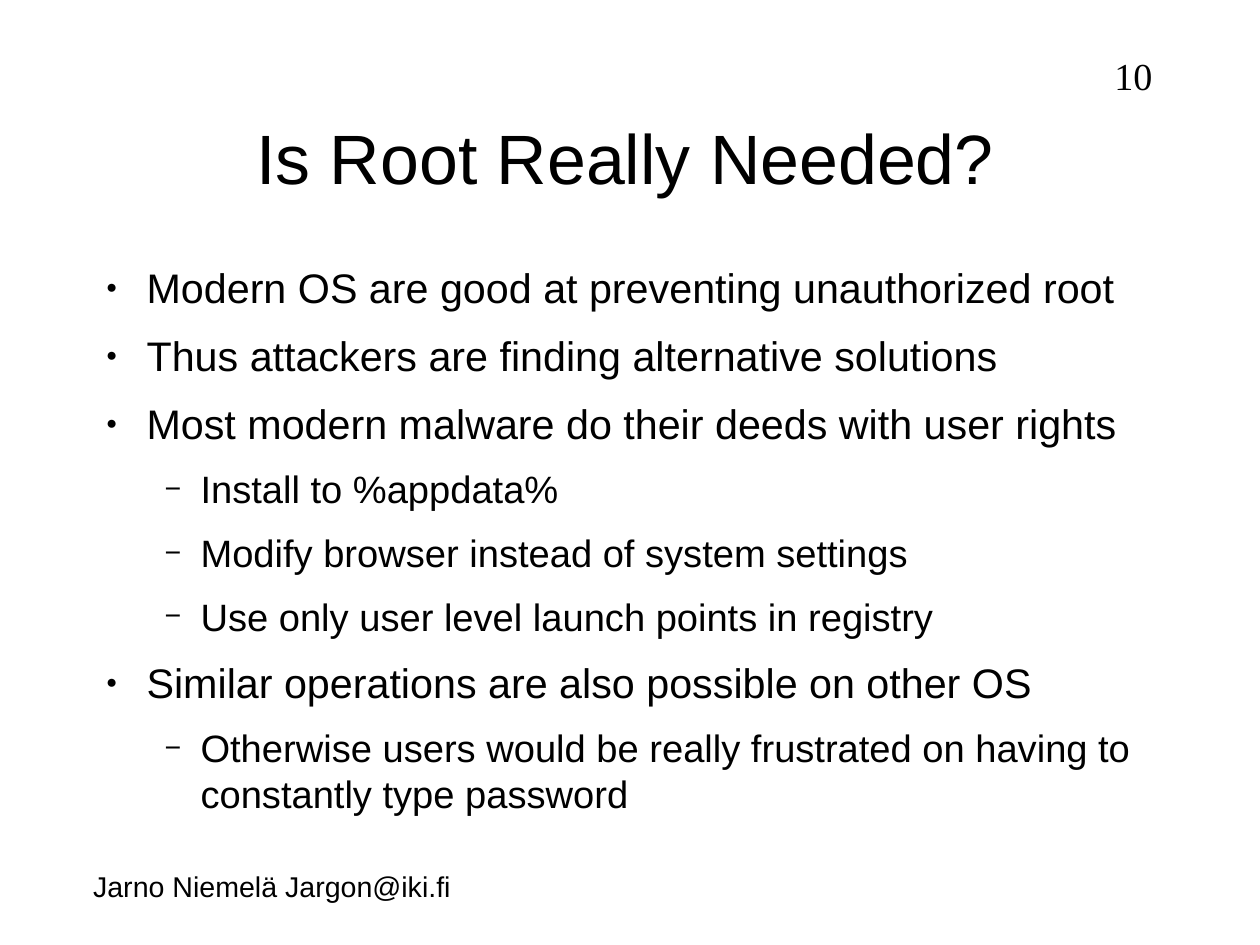
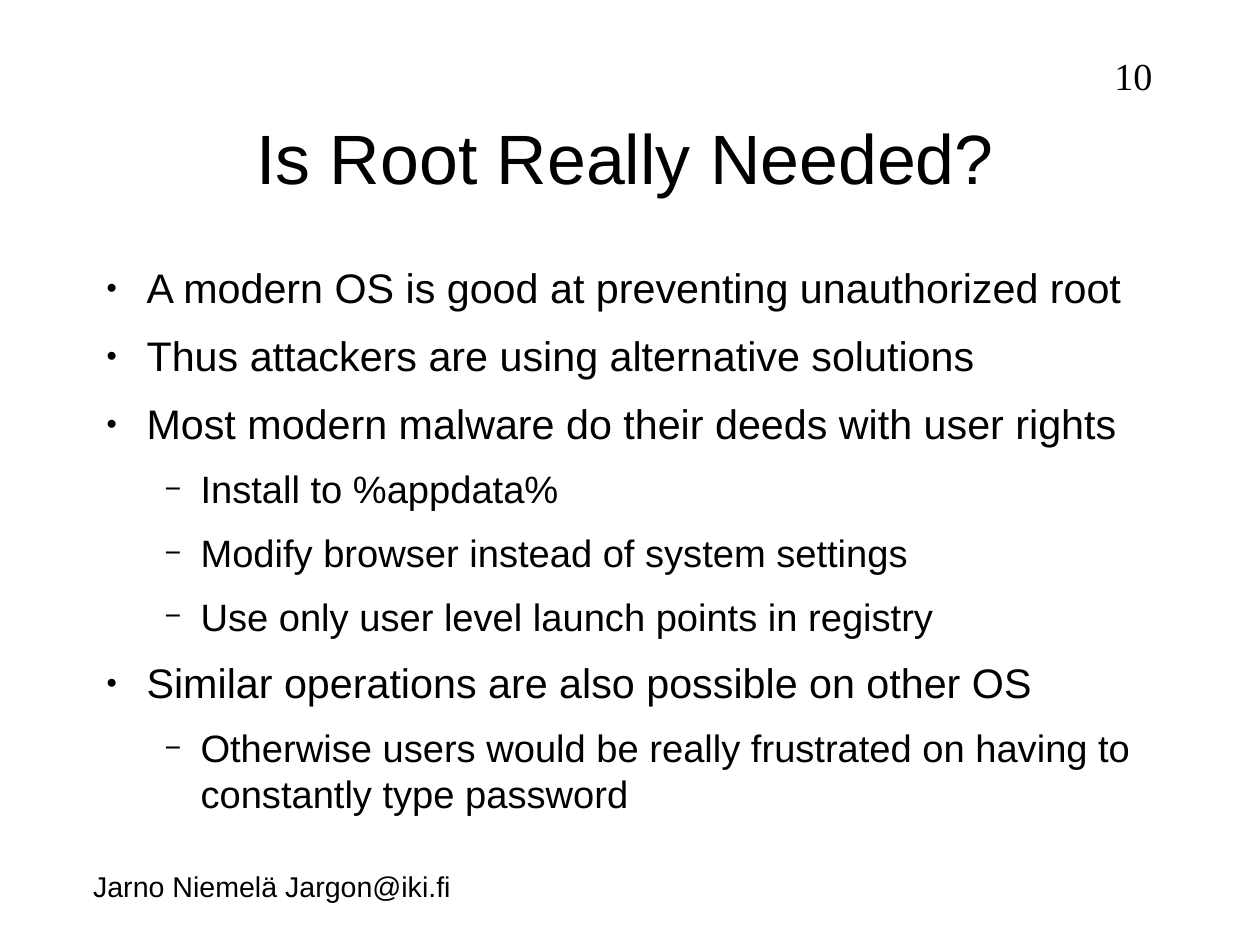
Before and after one commit to jarno-niemela/corporate_cyber_defence, a slide deck: slide 10 of Host security/Host security.odp. Drawn at 1260x945 pixels with LibreOffice and Linux fonts; fonts in the diff are those of the drawing; background and template pictures are left out. Boxes give left, top, right and bottom in pixels: in the first picture for what was removed or moved away, otherwise in the second. Text is boxed around its words. In the diff, an @@ line names an element or a change of style, - is before the commit and + after.

```diff
--- a/Host security/Host security.odp
+++ b/Host security/Host security.odp
@@ text at (147, 273, 1121, 379): text changed @@
-● Modern OS are good at preventing unauthorized root
-● Thus attackers are finding alternative solutions
+● A modern OS is good at preventing unauthorized root
+● Thus attackers are using alternative solutions
```
Also in this commit, not shown: 13 other slides changed, 8 slides added, 4 slides removed.
